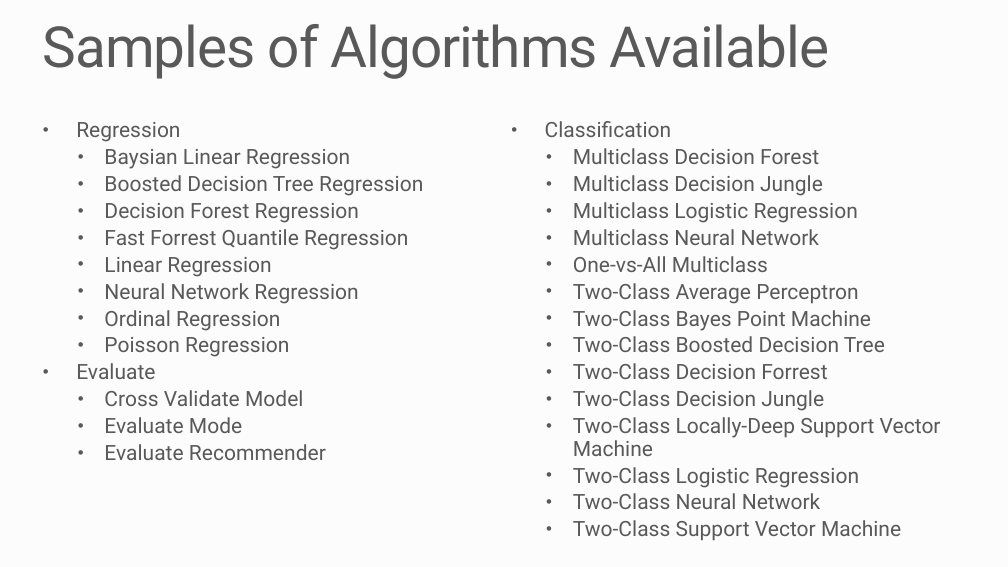
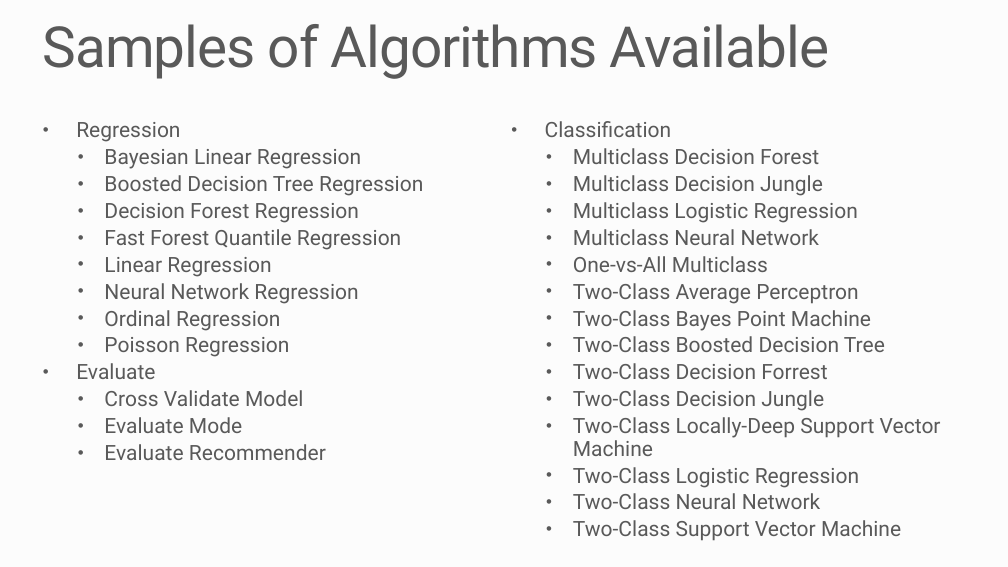
Before and after one commit to MSRConnections/Azure-training-course, a slide deck: slide 6 of Content/Machine Learning/Machine Learning.pptx. Drawn at 1008x567 pixels with LibreOffice and Linux fonts; fonts in the diff are those of the drawing; background and template pictures are left out. Boxes give left, top, right and bottom in pixels: in the first picture for what was removed or moved away, otherwise in the second. Text is boxed around its words. In the diff, an @@ line names an element or a change of style, - is before the commit and + after.

```diff
--- a/Content/Machine Learning/Machine Learning.pptx
+++ b/Content/Machine Learning/Machine Learning.pptx
@@ text at <box>104,149,361,169</box>: text changed @@
-  • Baysian Linear Regression
+  • Bayesian Linear Regression
@@ text at <box>104,229,401,250</box>: text changed @@
-  • Fast Forrest Quantile Regression
+  • Fast Forest Quantile Regression
```
Also in this commit, not shown: 2 other slides changed.
